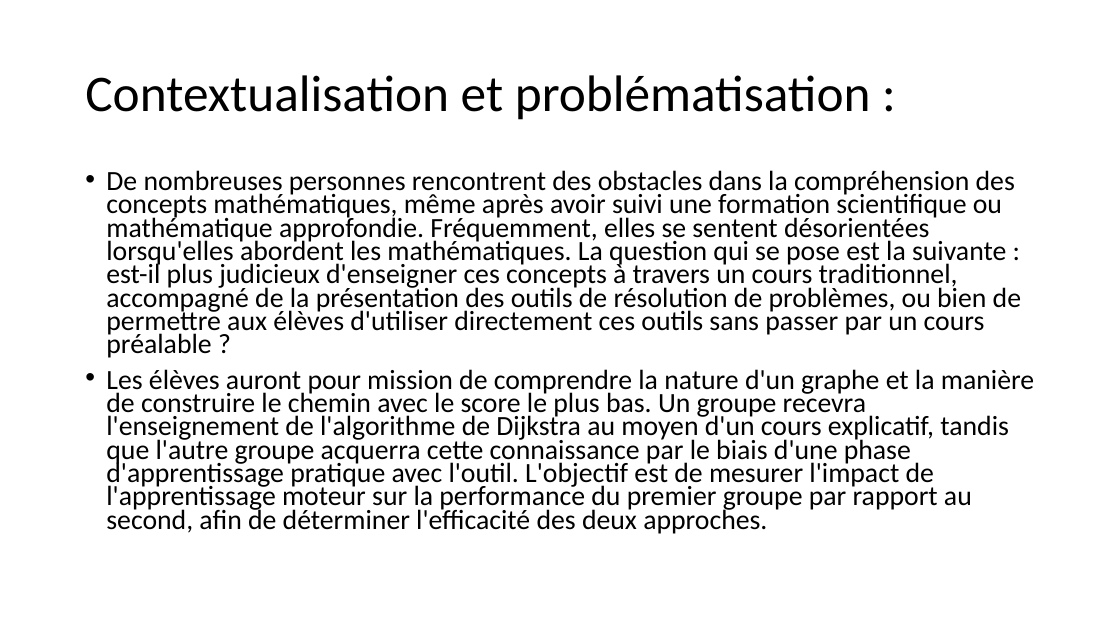
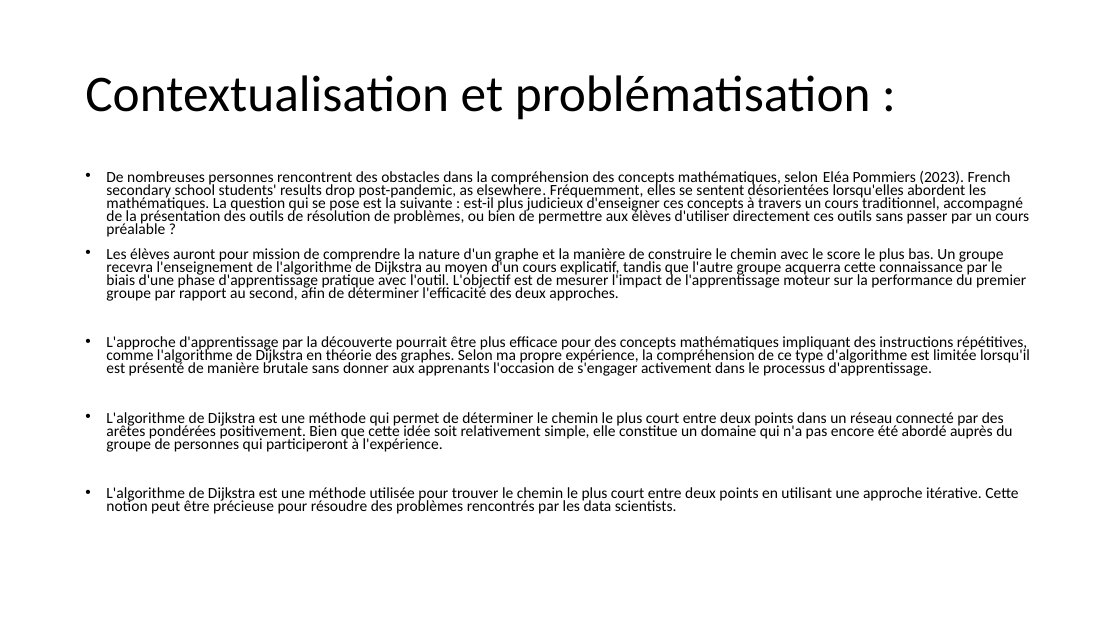
Before and after one commit to akhythmetic/INCoM, a slide deck: slide 2 of Fiche_Projet_TE625PS.pptx. Drawn at 1120x630 pixels with LibreOffice and Linux fonts; fonts in the diff are those of the drawing. Boxes give left, top, right and bottom in pixels: in the first picture for what was removed or moved away, otherwise in the second. Text is boxed around its words. In the diff, an @@ line names an element or a change of style, - is before the commit and + after.

```diff
--- a/Fiche_Projet_TE625PS.pptx
+++ b/Fiche_Projet_TE625PS.pptx
@@ text at box(106, 171, 1029, 237): text changed; size 23.8 to 13.3 pt @@
-• De nombreuses personnes rencontrent des obstacles dans la compréhension des concepts mathématiques, même après avoir suivi une formation scientifique ou mathématique approfondie. Fréquemment, elles se sentent désorientées lorsqu'elles abordent les mathématiques. La question qui se pose est la suivante : est-il plus judicieux d'enseigner ces concepts à travers un cours traditionnel, accompagné de la présentation des outils de résolution de problèmes, ou bien de permettre aux élèves d'utiliser directement ces outils sans passer par un cours préalable ?
+• De nombreuses personnes rencontrent des obstacles dans la compréhension des concepts mathématiques, selon Eléa Pommiers (2023). French secondary school students' results drop post-pandemic, as elsewhere. Fréquemment, elles se sentent désorientées lorsqu'elles abordent les mathématiques. La question qui se pose est la suivante : est-il plus judicieux d'enseigner ces concepts à travers un cours traditionnel, accompagné de la présentation des outils de résolution de problèmes, ou bien de permettre aux élèves d'utiliser directement ces outils sans passer par un cours préalable ?
@@ text at box(106, 248, 1026, 301): size 23.8 to 13.3 pt in "Les élèves auront pour mission de comprendre ..." @@
@@ text at box(106, 336, 1030, 514): paragraphs added @@
+• L'approche d'apprentissage par la découverte pourrait être plus efficace pour des concepts mathématiques impliquant des instructions répétitives, comme l'algorithme de Dijkstra en théorie des graphes. Selon ma propre expérience, la compréhension de ce type d'algorithme est limitée lorsqu'il est présenté de manière brutale sans donner aux apprenants l'occasion de s'engager activement dans le processus d'apprentissage.
+• L'algorithme de Dijkstra est une méthode qui permet de déterminer le chemin le plus court entre deux points dans un réseau connecté par des arêtes pondérées positivement. Bien que cette idée soit relativement simple, elle constitue un domaine qui n'a pas encore été abordé auprès du groupe de personnes qui participeront à l'expérience.
+• L'algorithme de Dijkstra est une méthode utilisée pour trouver le chemin le plus court entre deux points en utilisant une approche itérative. Cette notion peut être précieuse pour résoudre des problèmes rencontrés par les data scientists.
```
Also in this commit, not shown: 4 other slides changed.
